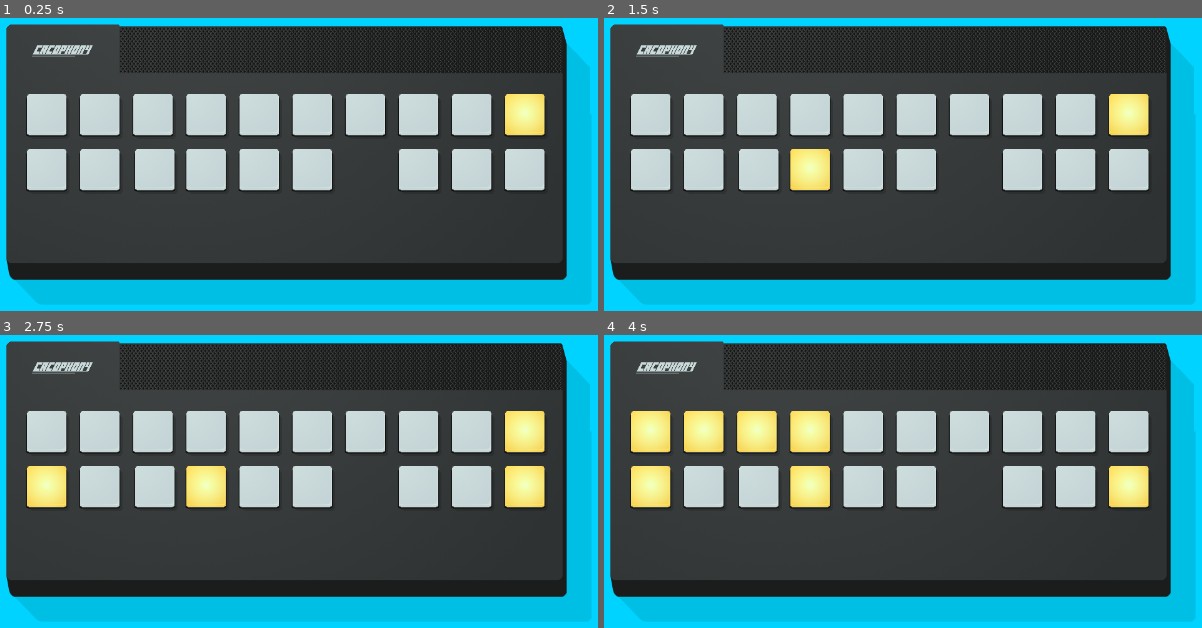
Above: before the commit, frames 1-4 (two rows, left to right).
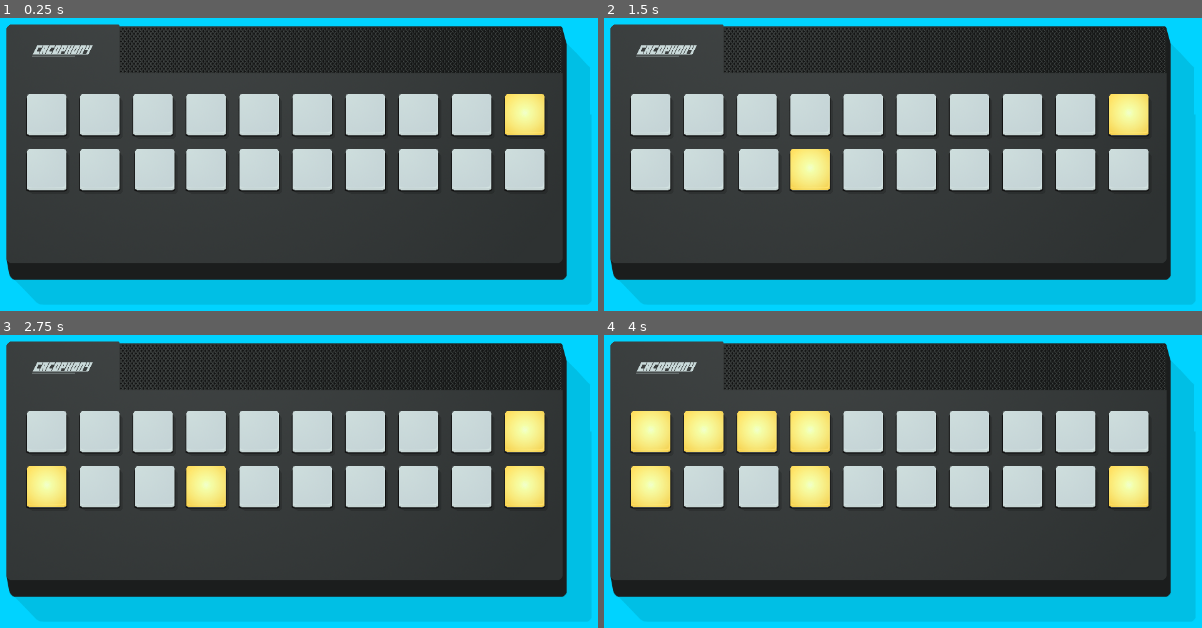
Above: after the commit, the same moments.

Repository: winterbeak/cacophony-t35x
Game: Godot game, scene res://Main.tscn
The game is run twice, just before and just after one commit, with the same random seed, the same clock (stepped at 60 frames per second) and the same inputs.
Inputs:
- Up to frame 1 (0.25 s): no input
- Up to frame 2 (1.5 s): tap Enter at 0.5 s; tap Space at 1.25 s
- Up to frame 3 (2.75 s): tap Enter at 2 s
- Up to frame 4 (4 s): no input

The runs differ from the first frame. In frame 1, 1.0% of the frame differs, in the area x 57-65%, y 44-60%; in frame 2, 1.0%; in frame 3, 1.0%; in frame 4, 1.0%.

Commit message:
Add once component

Diff:
--- a/Analog Cacophony/scenes/Grid.gd
+++ b/Analog Cacophony/scenes/Grid.gd
@@ -13,9 +13,11 @@
 	$CountComponent.position.y = Constants.LIGHT_DISTANCE_VERT
 	$ParityComponent.position.y = Constants.LIGHT_DISTANCE_VERT
 	$NumberComponent.position.y = Constants.LIGHT_DISTANCE_VERT
+	$OnceComponent.position.y = Constants.LIGHT_DISTANCE_VERT
 
 	$VolumeComponent.position.x = Constants.LIGHT_DISTANCE_HORIZ
 	$CountComponent.position.x = Constants.LIGHT_DISTANCE_HORIZ * 3
+	$OnceComponent.position.x = Constants.LIGHT_DISTANCE_HORIZ * 6
 	$ParityComponent.position.x = Constants.LIGHT_DISTANCE_HORIZ * 7
 	$NumberComponent.position.x = Constants.LIGHT_DISTANCE_HORIZ * 9
 
@@ -30,6 +32,8 @@
 		$NumberComponent.activate(5)
 	elif timer % 600 == 200:
 		$QueryComponent.activate(3)
+	elif timer % 600 == 250:
+		$OnceComponent.activate(3)
 	elif timer % 600 == 300:
 		$ParityComponent.activate(3)
 	elif timer % 600 == 400:
--- a/Analog Cacophony/scenes/Grid.tscn
+++ b/Analog Cacophony/scenes/Grid.tscn
@@ -9,6 +9,7 @@
 [ext_resource path="res://scenes/components/ParityComponent.tscn" type="PackedScene" id=7]
 [ext_resource path="res://scenes/components/CountComponent.tscn" type="PackedScene" id=8]
 [ext_resource path="res://scenes/components/NumberComponent.tscn" type="PackedScene" id=9]
+[ext_resource path="res://scenes/components/OnceComponent.tscn" type="PackedScene" id=10]
 
 [node name="Grid" type="Node2D"]
 script = ExtResource( 2 )
@@ -25,6 +26,8 @@
 
 [node name="CountComponent" parent="." instance=ExtResource( 8 )]
 
+[node name="OnceComponent" parent="." instance=ExtResource( 10 )]
+
 [node name="ParityComponent" parent="." instance=ExtResource( 7 )]
 
 [node name="NumberComponent" parent="." instance=ExtResource( 9 )]
--- /dev/null
+++ b/Analog Cacophony/scenes/components/OnceComponent.tscn
@@ -0,0 +1,11 @@
+[gd_scene load_steps=4 format=2]
+
+[ext_resource path="res://scenes/components/BaseComponent.tscn" type="PackedScene" id=1]
+[ext_resource path="res://scripts/components/OnceComponent.gd" type="Script" id=2]
+[ext_resource path="res://scenes/Light.tscn" type="PackedScene" id=3]
+
+[node name="OnceComponent" instance=ExtResource( 1 )]
+script = ExtResource( 2 )
+
+[node name="Light" parent="." index="1" instance=ExtResource( 3 )]
+key = "j"
--- /dev/null
+++ b/Analog Cacophony/scripts/components/OnceComponent.gd
@@ -0,0 +1,11 @@
+extends "res://scripts/components/BaseComponent.gd"
+
+func _ready() -> void:
+	lights = [$Light]
+
+func start() -> void:
+	lights[0].turn_on()
+
+func on_key_press(key: String) -> void:
+	lights[0].turn_off()
+	deactivate()
Not shown: 1 places in Analog Cacophony/scenes/Grid.tscn that only renumber resources
